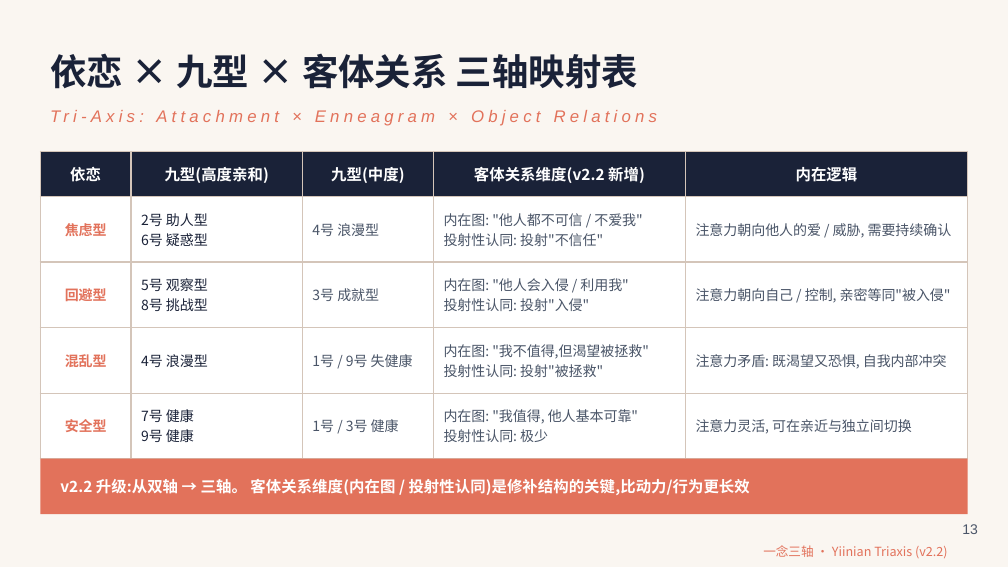
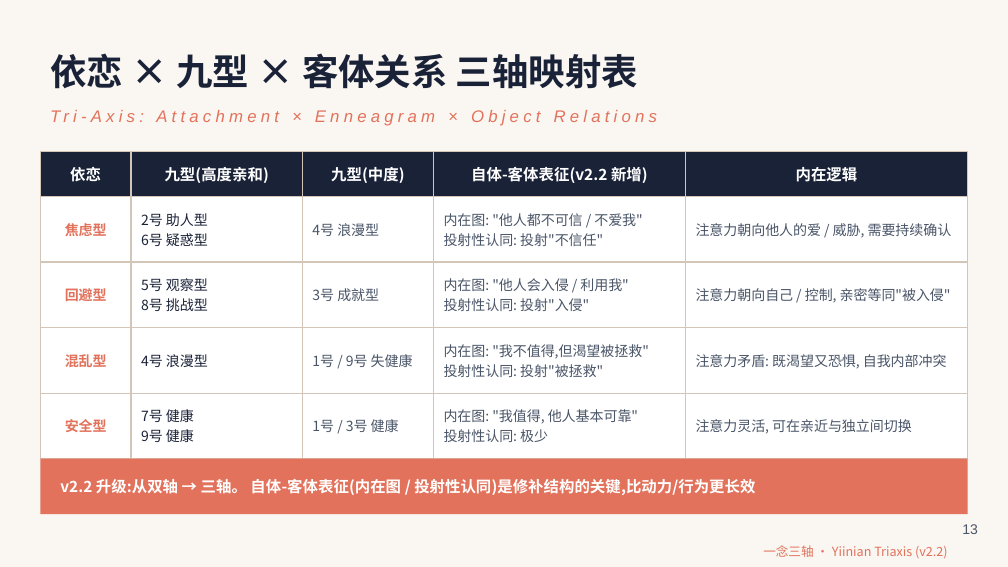
Before and after one commit to Yiinian1314/tri-axis-attachment-enneagram-framework-v2.2, a slide deck: slide 13 of 03-培训PPT/attachment-enneagram-consultation-training.pptx. Drawn at 1008x567 pixels with LibreOffice and Linux fonts; fonts in the diff are those of the drawing. Boxes give left, top, right and bottom in pixels: in the first picture for what was removed or moved away, otherwise in the second. Text is boxed around its words. In the diff, an @@ line names an element or a change of style, - is before the commit and + after.

Commit message:
诊断图逻辑修复: 顶部'客体关系维度' → '自体-客体表征'(主文档 3.1 + 10 客体关系专题包 4.1 + PPT slide-13)

```diff
--- a/03-培训PPT/attachment-enneagram-consultation-training.pptx
+++ b/03-培训PPT/attachment-enneagram-consultation-training.pptx
@@ table at (x1=40, y1=151, x2=968, y2=446) @@
-row 1, column 4: 客体关系维度(v2.2 新增)
+row 1, column 4: 自体-客体表征(v2.2 新增)
@@ text at (x1=60, y1=479, x2=755, y2=495): text changed @@
-v2.2 升级:从双轴 → 三轴。 客体关系维度(内在图 / 投射性认同)是修补结构的关键,比动力/行为更长效
+v2.2 升级:从双轴 → 三轴。 自体-客体表征(内在图 / 投射性认同)是修补结构的关键,比动力/行为更长效
```
Also in this commit, not shown: 41 other files.
